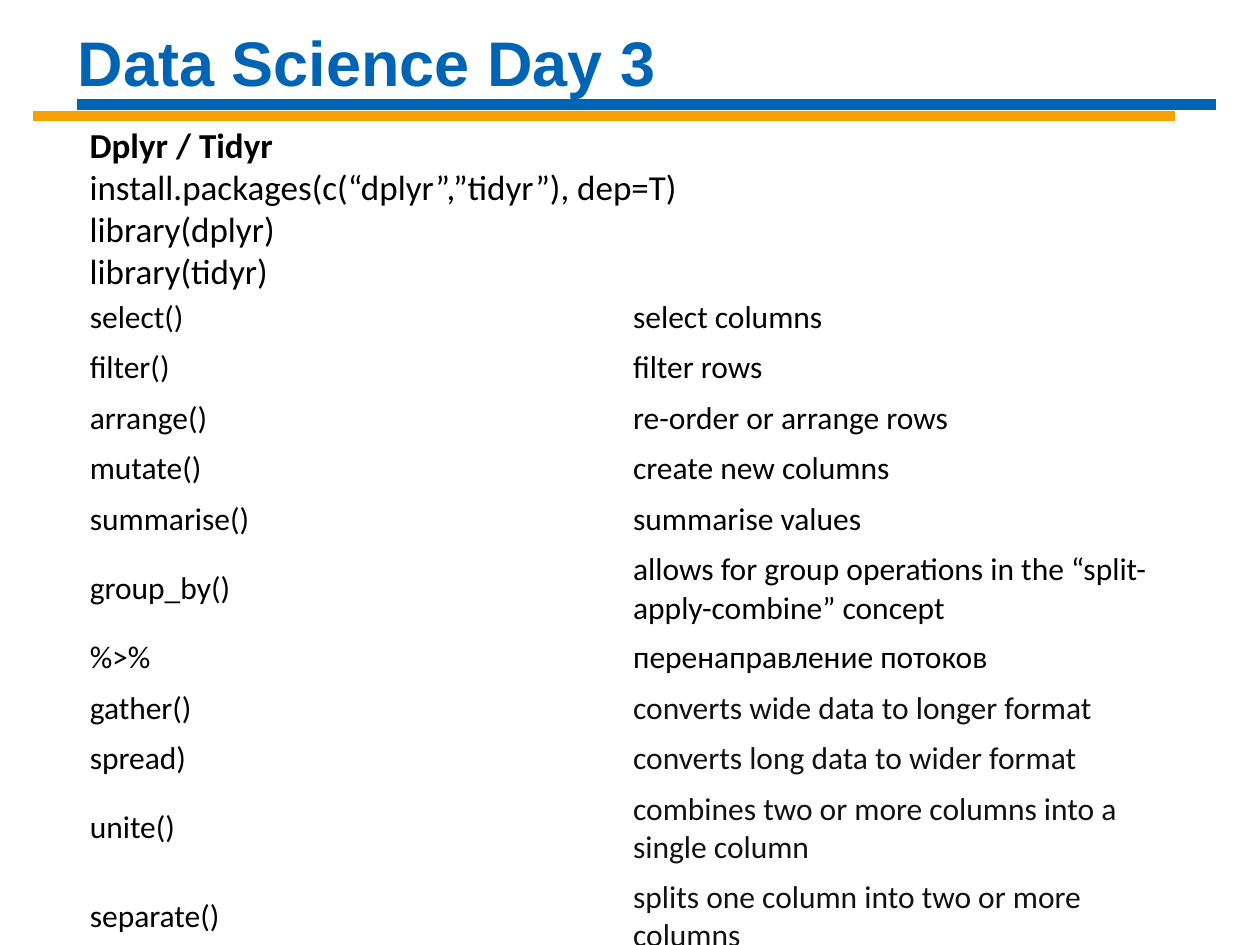
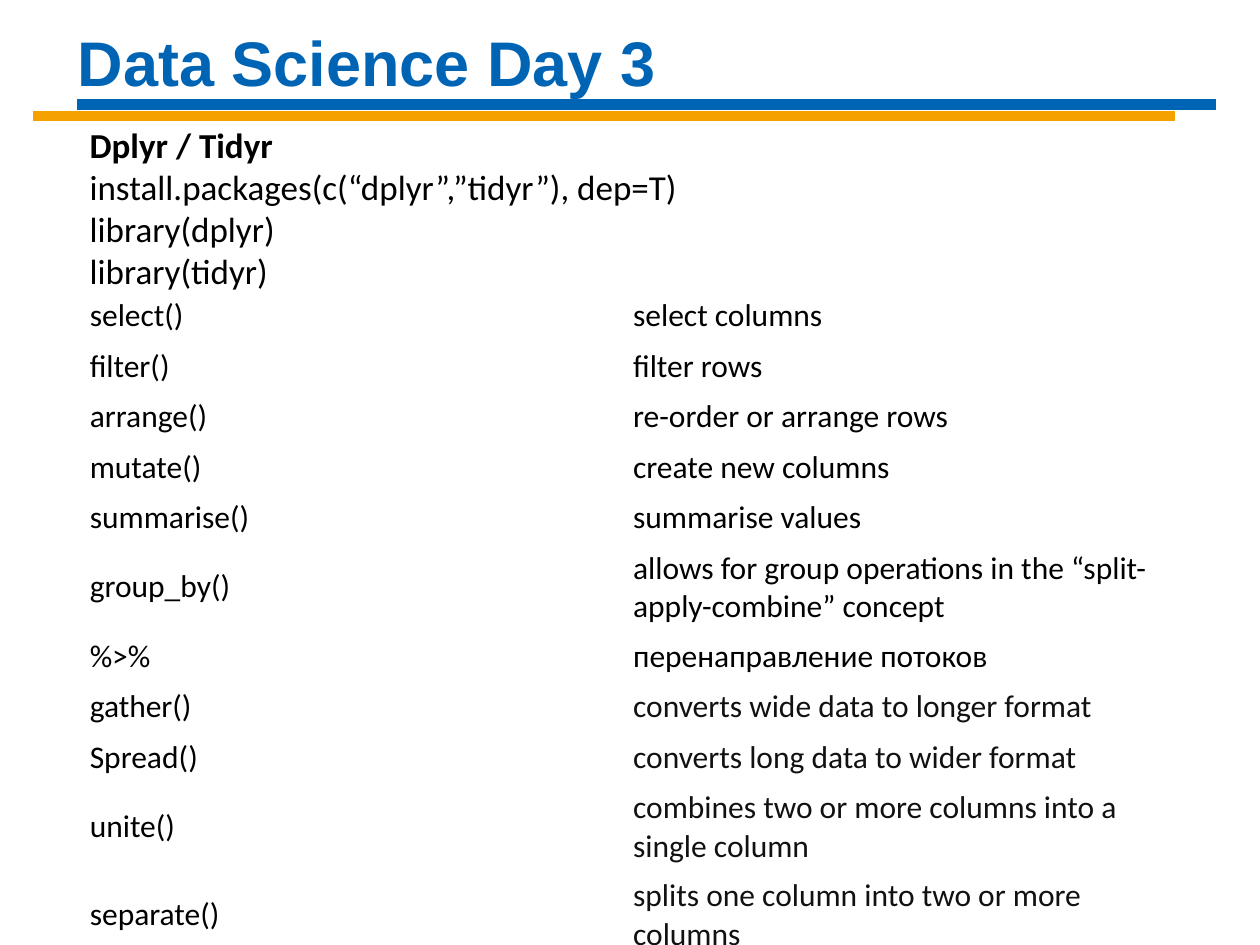
Before and after one commit to Demolis/Infopulse, a slide deck: slide 1 of DS_Mon_Wed_2019/DS-Day-03 R.pptx. Drawn at 1260x945 pixels with LibreOffice and Linux fonts; fonts in the diff are those of the drawing. Boxes give left, top, right and bottom in pixels: in the first picture for what was removed or moved away, otherwise in the second. Text is boxed around its words. In the diff, an @@ line names an element or a change of style, - is before the commit and + after.

```diff
--- a/DS_Mon_Wed_2019/DS-Day-03 R.pptx
+++ b/DS_Mon_Wed_2019/DS-Day-03 R.pptx
@@ table at <box>77,291,1163,945</box> @@
-row 9, column 1: spread)
+row 9, column 1: Spread()
```
Also in this commit, not shown: 4 other files.
